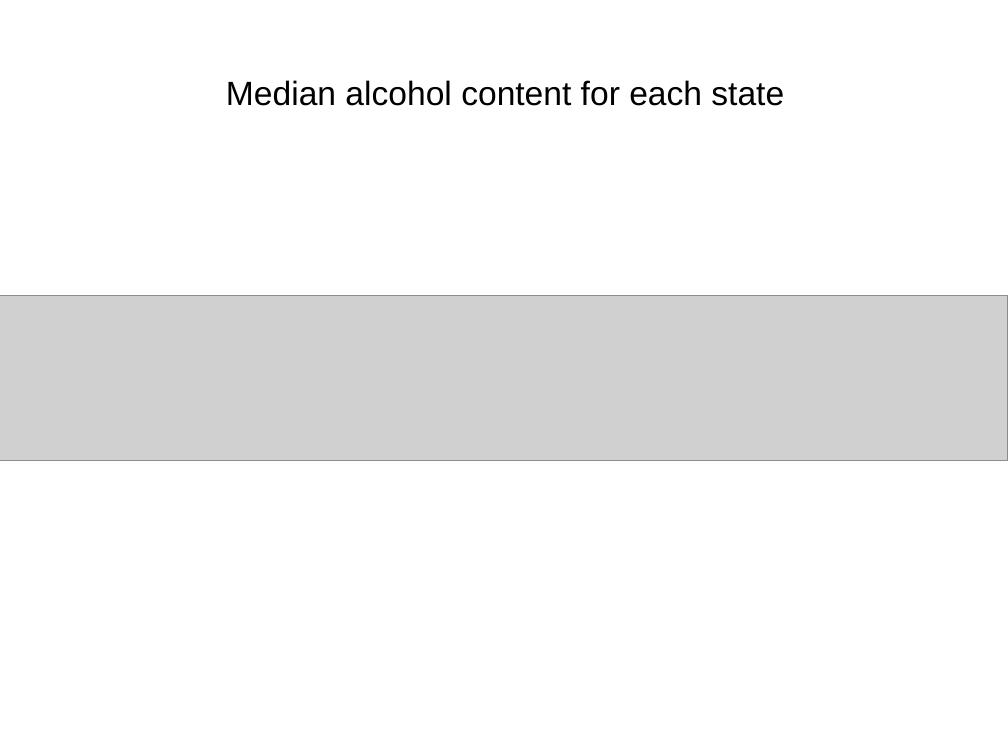
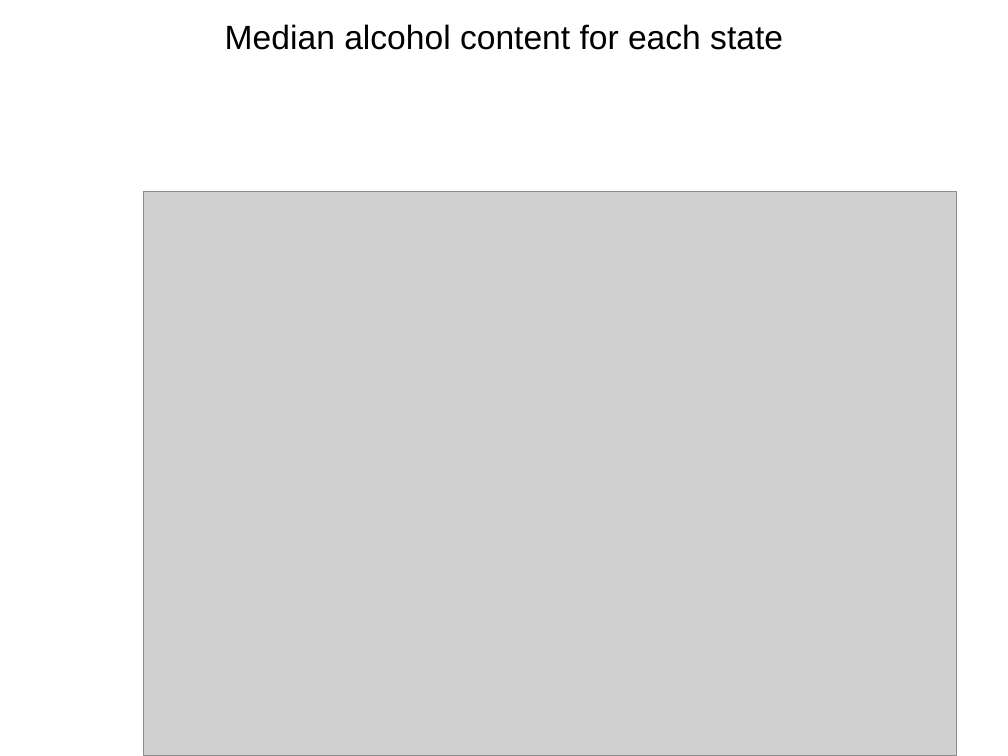
Before and after one commit to jjhorvath/SMUMSDS, a slide deck: slide 4 of Case_Study1.ppt. Drawn at 1008x756 pixels with LibreOffice and Linux fonts; fonts in the diff are those of the drawing; grey boxes stand for pictures; background and template pictures are left out. Boxes give left, top, right and bottom in pixels: in the first picture for what was removed or moved away, otherwise in the second. Text is boxed around its words. In the diff, an @@ line names an element or a change of style, - is before the commit and + after.

```diff
--- a/Case_Study1.ppt
+++ b/Case_Study1.ppt
@@ title "Median alcohol content for each ...": place and size @@
-title "Median alcohol content for each ..." at (226, 80, 784, 106)
+title "Median alcohol content for each ..." at (225, 24, 783, 50)
@@ picture: place and size @@
-picture at (0, 295, 1008, 462)
+picture at (143, 192, 957, 755)
```
Also in this commit, not shown: 3 other slides changed, 3 slides added, 2 other files.
